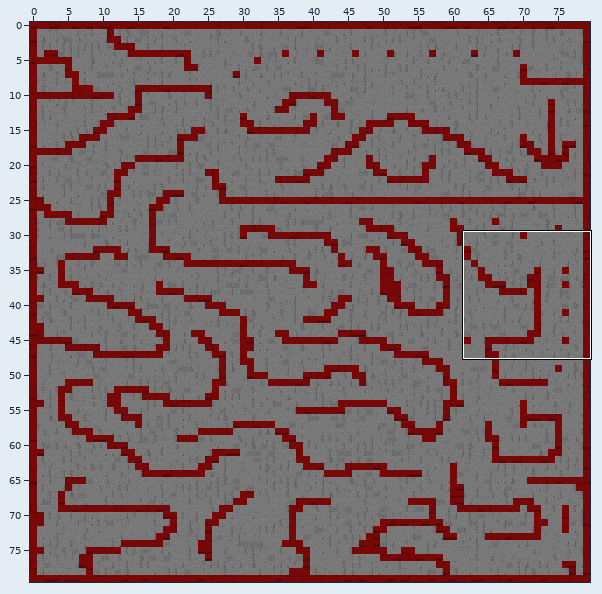
Tiled map: LudumDare_DT/src/main/resources/tilesets/example.tmx. The picture above shows the old version from afar; the outline marks the close-up.
Close-up. First the earlier version:
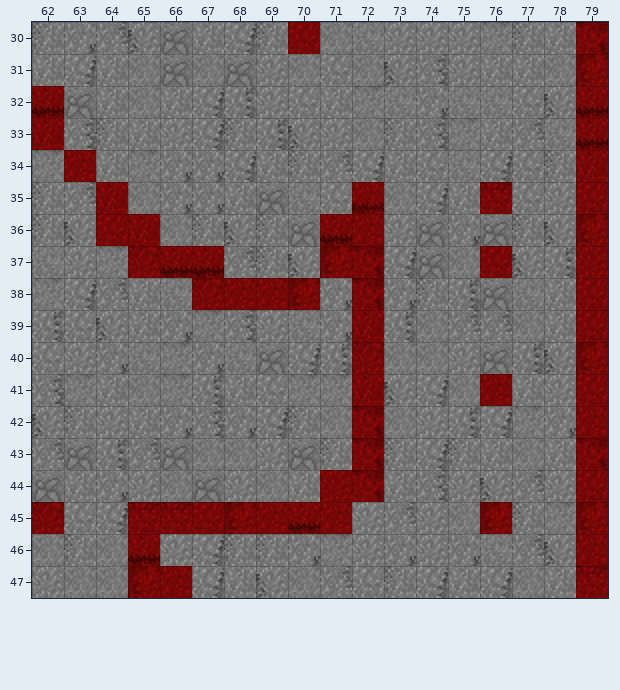
Cells are 32x32 px. Shown: x 62..79, y 30..47. The commit also changed other parts of the map, which this record leaves out.
The same view after the edit:
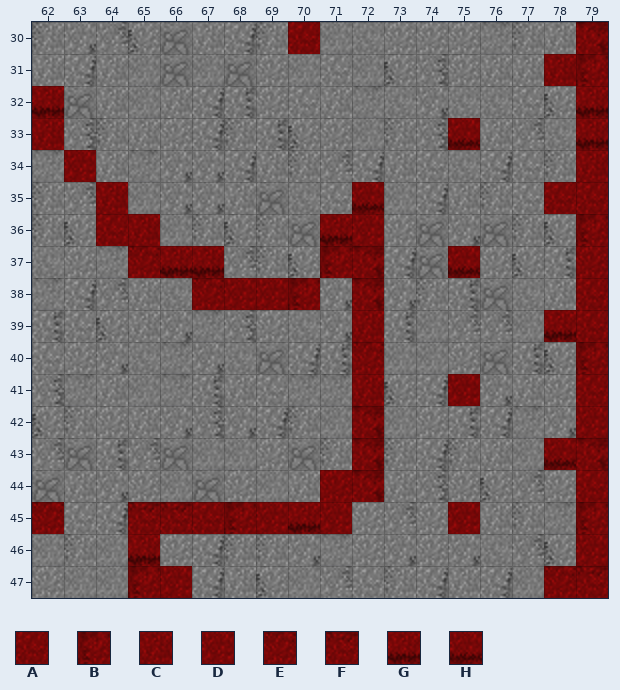
Key: from "someTilesInRed": A 1 "Floor", B 4 "Floor", C 12 "Floor", D 13 "Floor", E 24 "Floor", F 25 "Floor", G 36 "Floor", H 37 "Floor".
_ is an empty cell.
Diff:
Layer "Foreground":
y 31: x 78 _ -> C
y 33: x 75 _ -> H
y 35: x 76 F -> _; x 78 _ -> A
y 37: x 75..76 _A -> H_
y 39: x 78 _ -> G
y 41: x 75..76 _D -> D_
y 43: x 78 _ -> H
y 45: x 75..76 _B -> D_
y 47: x 78 _ -> E
